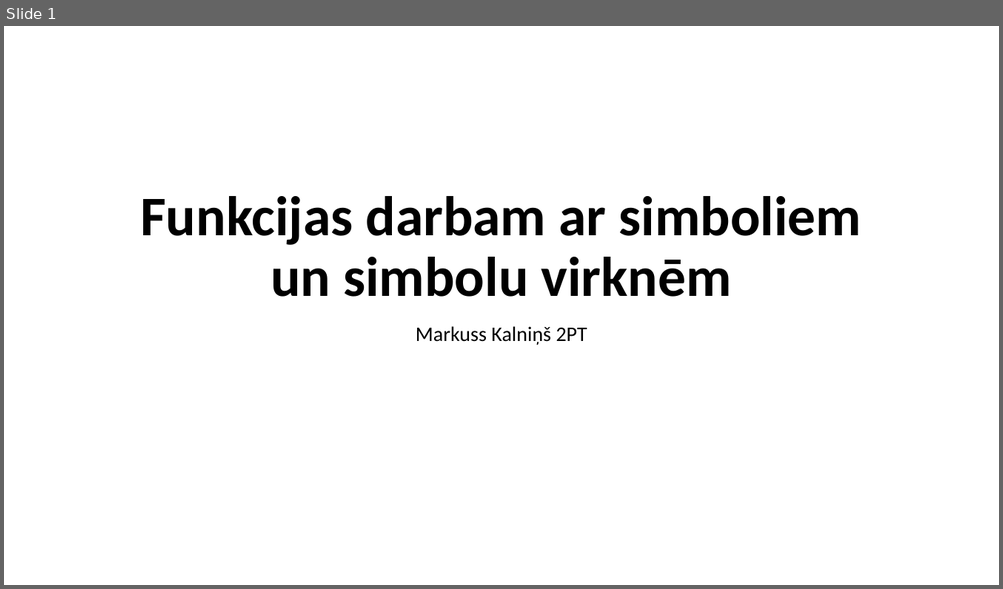
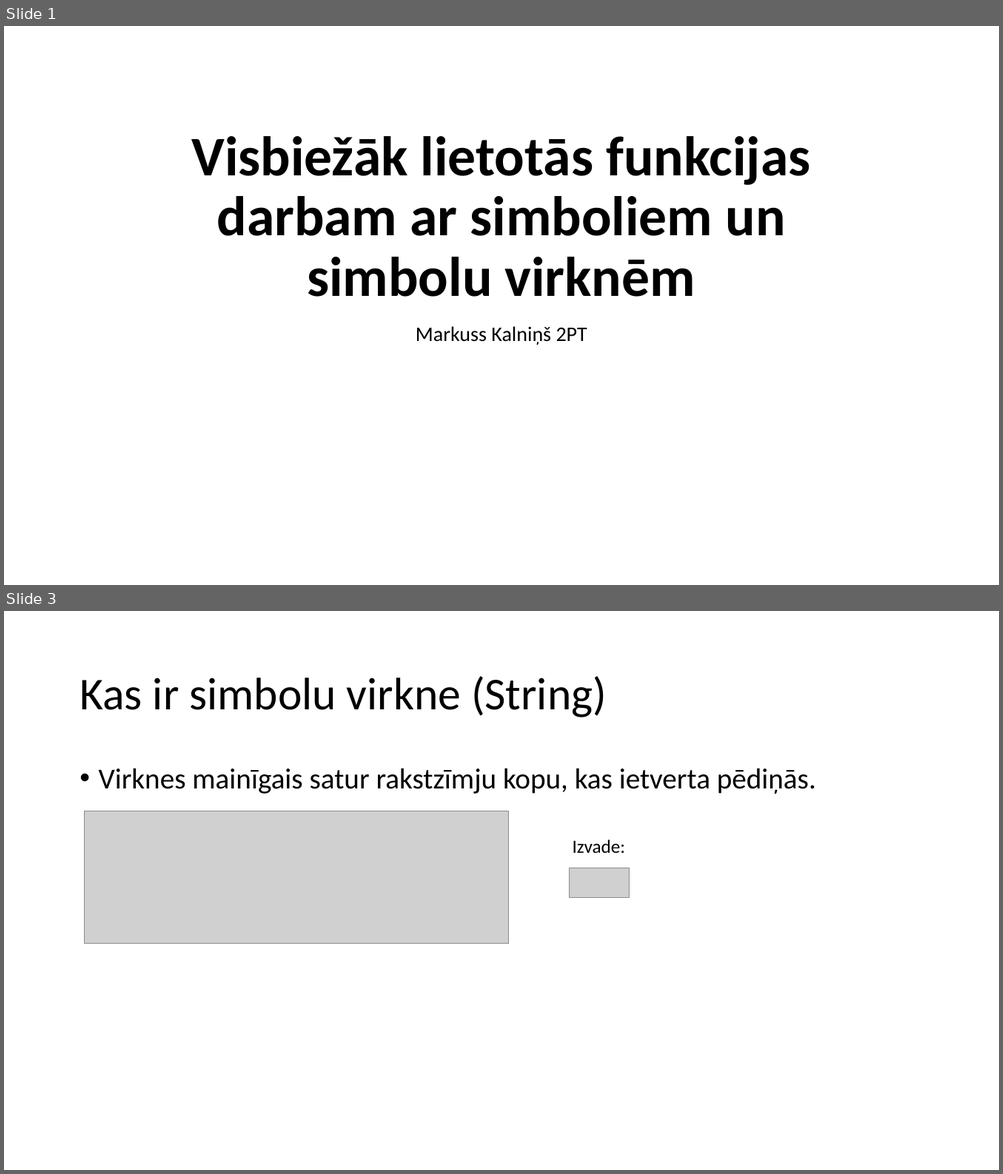
Before and after one commit to minime556/Eksamens, a slide deck: MacibuMaterialsProgEks.pptx. Shown one above the other, each under a label of ours: slide 1 before the commit, slides 1 and 3 after it; the slides between them are not shown. The pictures are 1003x589 and 1003x1174 pixels, drawn with LibreOffice and Linux fonts; fonts in the diff are those of the drawing; grey boxes stand for pictures. Boxes give left, top, right and bottom in pixels: in the first picture for what was removed or moved away, otherwise in the second. Text is boxed around its words. In the diff, an @@ line names an element or a change of style, - is before the commit and + after.

```diff
--- a/MacibuMaterialsProgEks.pptx
+++ b/MacibuMaterialsProgEks.pptx
@@ slide 3 added at (4,611,999,1170), background #FFFFFF @@
@@ title added at (79,676,606,718), 44 pt, text #000000 @@
+Kas ir simbolu virkne (String)
@@ text added at (99,768,816,795), 28 pt, text #000000 @@
+• Virknes mainīgais satur rakstzīmju kopu, kas ietverta pēdiņās.
@@ picture added at (84,811,508,944) @@
@@ text added at (572,840,626,853), 18 pt, text #000000 @@
+Izvade:
@@ picture added at (569,869,629,898) @@
@@ slide 1 changed as well @@
@@ title at (191,136,810,297): text changed @@
-Funkcijas darbam ar simboliem un simbolu virknēm
+Visbiežāk lietotās funkcijas darbam ar simboliem un simbolu virknēm
```
Also in this commit, not shown: 9 other slides added, 1 slide removed.
